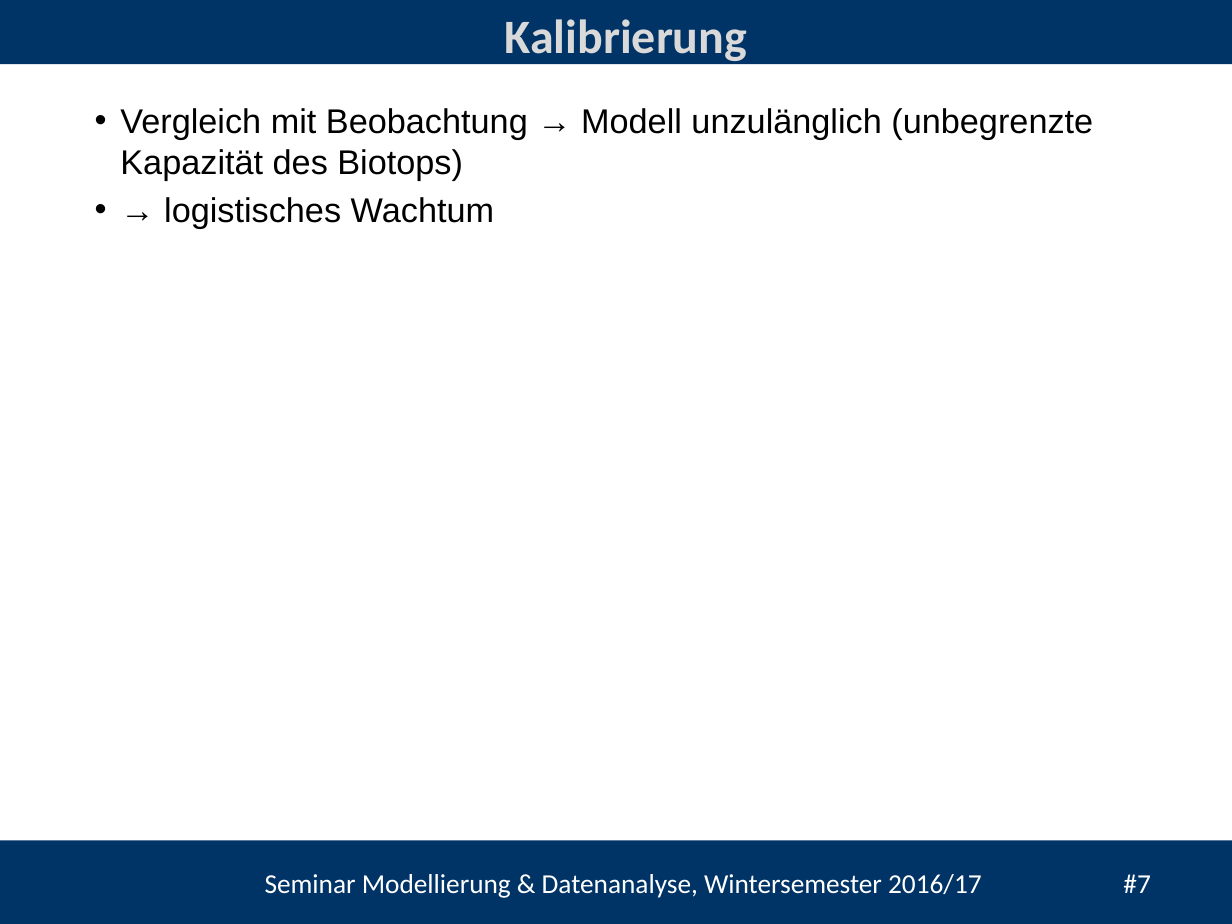
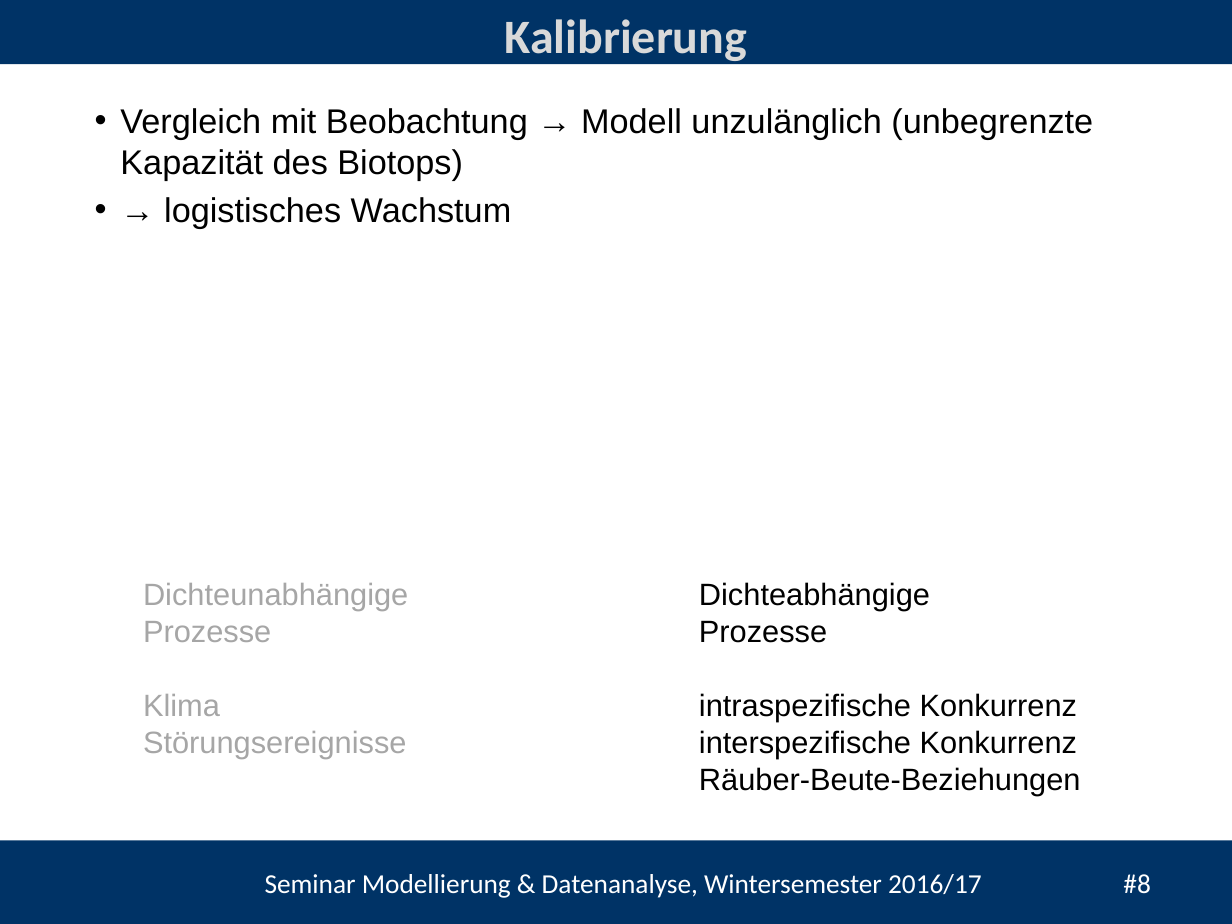
Before and after one commit to heistermann/Einf_Modellierung, a slide deck: slide 8 of Termin_5/Termin_5_Popolationsmodelle.pptx (slide 7 before the commit). Drawn at 1232x924 pixels with LibreOffice and Linux fonts; fonts in the diff are those of the drawing; background and template pictures are left out. Boxes give left, top, right and bottom in pixels: in the first picture for what was removed or moved away, otherwise in the second. Text is boxed around its words. In the diff, an @@ line names an element or a change of style, - is before the commit and + after.

```diff
--- a/Termin_5/Termin_5_Popolationsmodelle.pptx
+++ b/Termin_5/Termin_5_Popolationsmodelle.pptx
@@ text at <box>164,197,512,229</box>: text changed @@
-• → logistisches Wachtum
+• → logistisches Wachstum
@@ text added at <box>143,583,408,758</box>, 18 pt, text #A6A6A6 @@
+Dichteunabhängige
+Prozesse
+Klima
+Störungsereignisse
@@ text added at <box>699,582,1081,795</box>, 18 pt, text #000000 @@
+Dichteabhängige
+Prozesse
+intraspezifische Konkurrenz
+interspezifische Konkurrenz
+Räuber-Beute-Beziehungen
@@ text at <box>265,874,1150,898</box>: text changed @@
-Seminar Modellierung & Datenanalyse, Wintersemester 2016/17 #7
+Seminar Modellierung & Datenanalyse, Wintersemester 2016/17 #8
```
Also in this commit, not shown: 5 other slides changed, 4 slides added, 3 other files.
